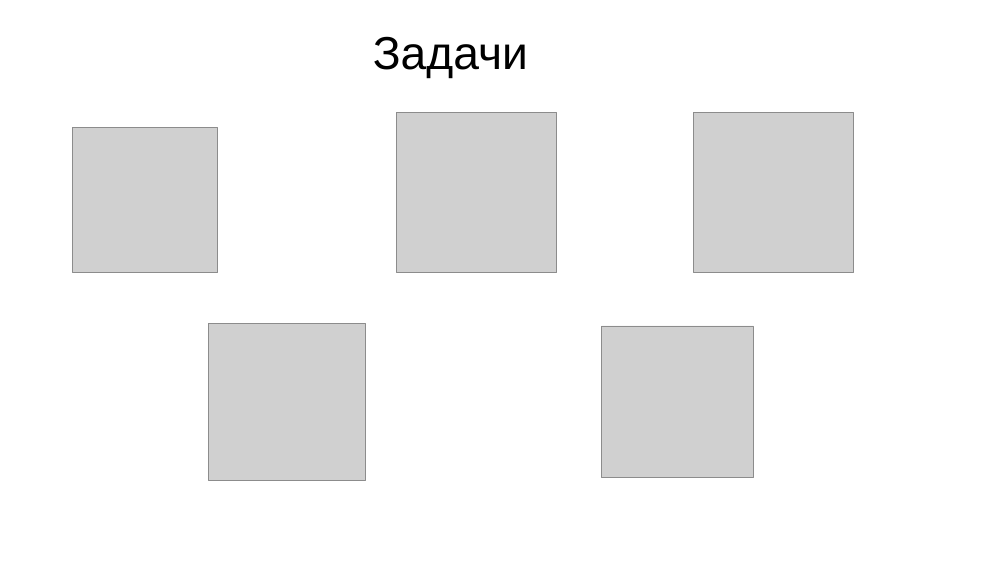
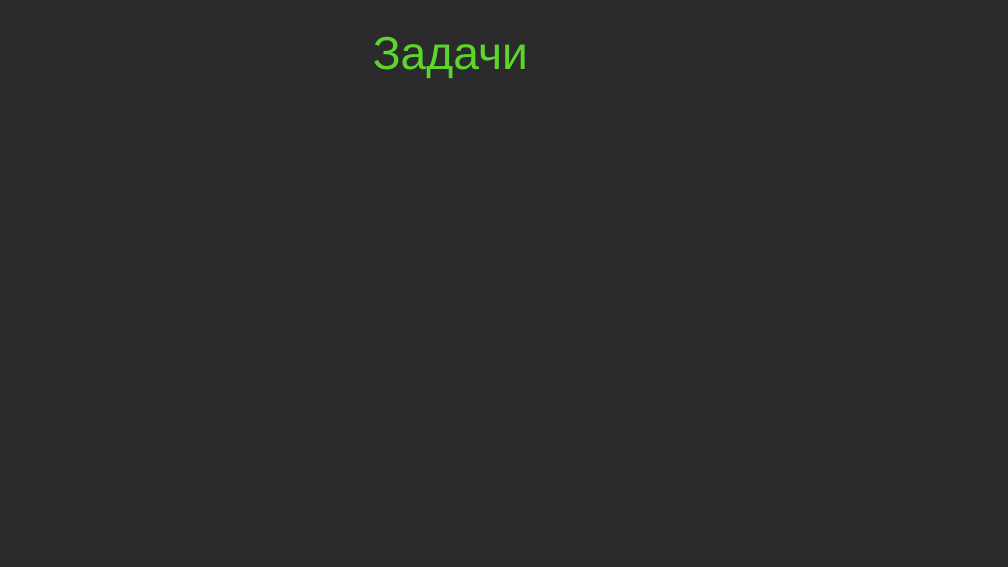
Before and after one commit to amadesya/CourseProject, a slide deck: slide 5 of Документация/Разработка подсистемы СмартФикс.pptx. Drawn at 1008x567 pixels with LibreOffice and Linux fonts; fonts in the diff are those of the drawing; grey boxes stand for pictures; background and template pictures are left out; a plain dark background stands for a picture behind light text. Boxes give left, top, right and bottom in pixels: in the first picture for what was removed or moved away, otherwise in the second. Text is boxed around its words. In the diff, an @@ line names an element or a change of style, - is before the commit and + after.

```diff
--- a/Документация/Разработка подсистемы СмартФикс.pptx
+++ b/Документация/Разработка подсистемы СмартФикс.pptx
@@ background #FFFFFF to picture (left out) @@
@@ title "Задачи" at (373,37,528,78): text colour #000000 to #5DD62C @@
@@ picture removed at (397,113,557,273) @@
@@ picture removed at (693,113,854,273) @@
@@ picture removed at (73,128,218,273) @@
@@ picture removed at (209,324,365,480) @@
@@ picture removed at (602,326,754,478) @@
```
Also in this commit, not shown: 6 other slides changed, 1 slide added, 1 slide removed.
